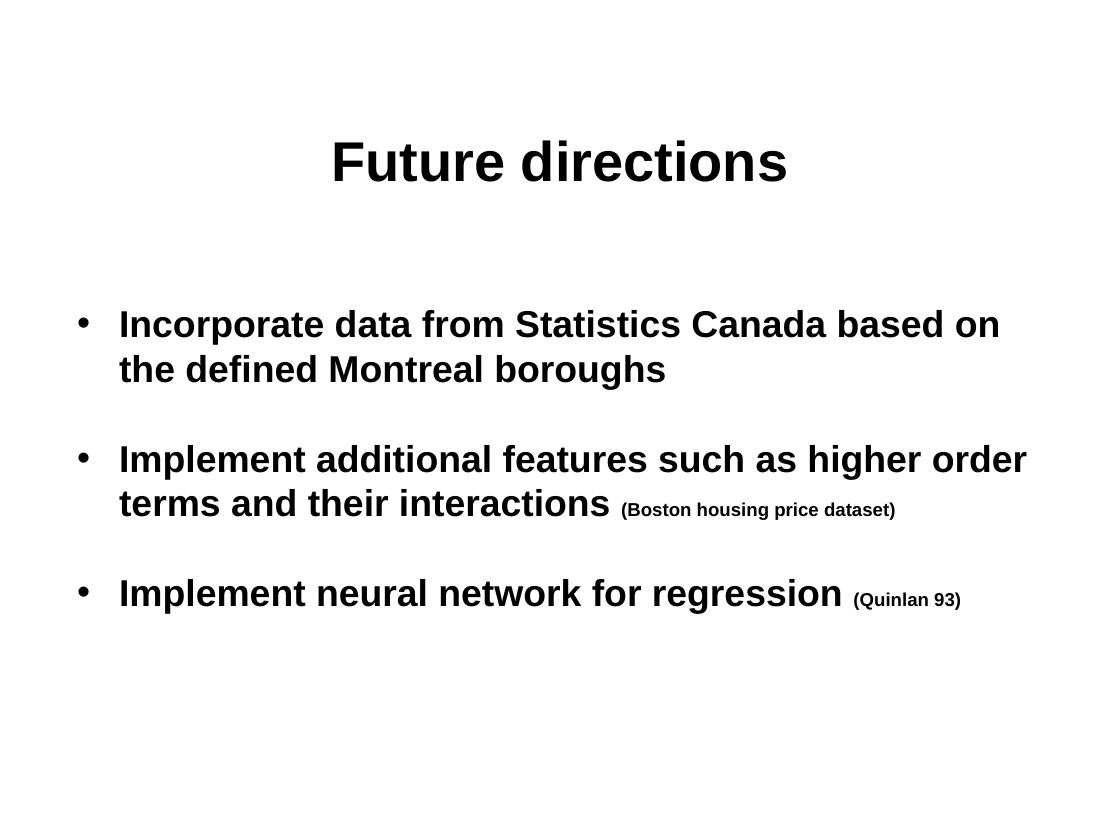
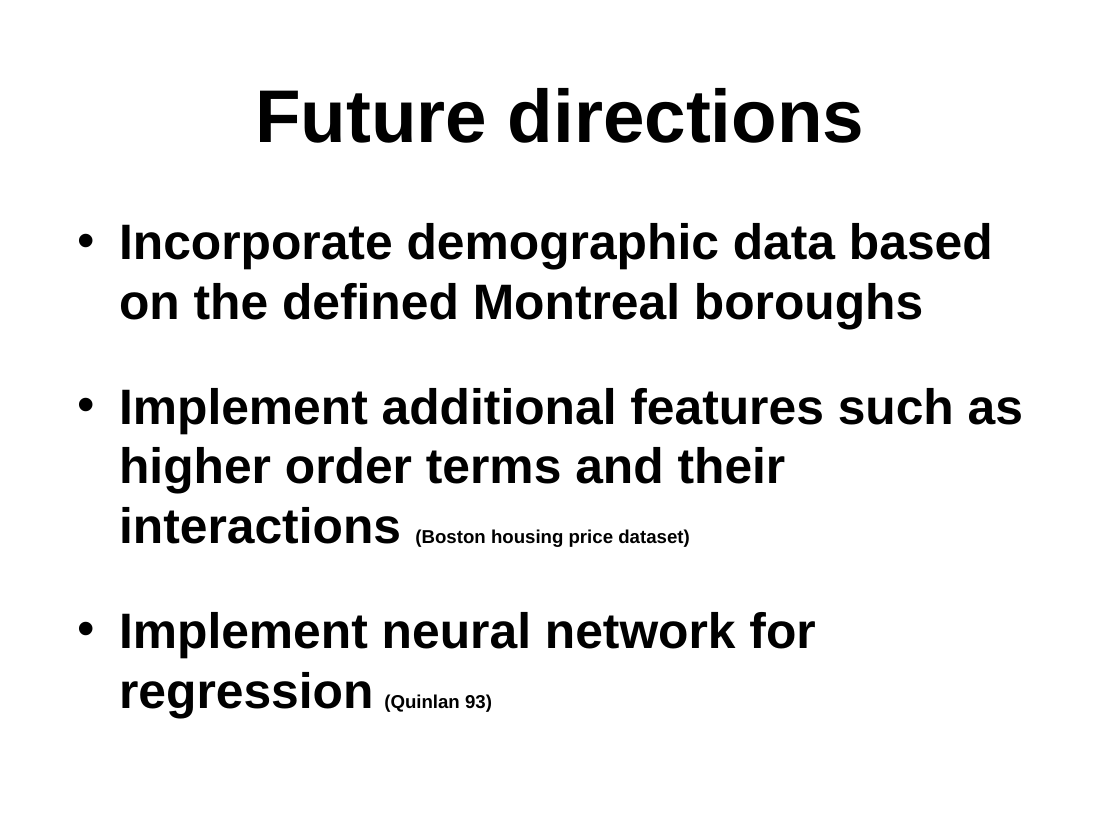
Before and after one commit to npow/centris, a slide deck: slide 7 of presentation/DaveNissanEmil2014MachineLearning.pptx. Drawn at 1120x840 pixels with LibreOffice and Linux fonts; fonts in the diff are those of the drawing. Boxes give left, top, right and bottom in pixels: in the first picture for what was removed or moved away, otherwise in the second. Text is boxed around its words. In the diff, an @@ line names an element or a change of style, - is before the commit and + after.

```diff
--- a/presentation/DaveNissanEmil2014MachineLearning.pptx
+++ b/presentation/DaveNissanEmil2014MachineLearning.pptx
@@ text "Future directions": place and size @@
-text "Future directions" at <box>331,140,788,182</box>
+text "Future directions" at <box>255,88,864,143</box>
@@ text "Future directions" at <box>255,88,864,143</box>: size 36 to 48 pt @@
@@ text "Incorporate demographic data based on ...": place and size @@
-text "Incorporate demographic data based on ..." at <box>119,310,1027,614</box>
+text "Incorporate demographic data based on ..." at <box>119,223,1023,718</box>
@@ text at <box>119,223,993,330</box>: text changed; size 24 to 32 pt @@
-• Incorporate data from Statistics Canada based on the defined Montreal boroughs
+• Incorporate demographic data based on the defined Montreal boroughs
@@ text at <box>119,388,1023,718</box>: size 24 to 32 pt in "Implement additional features such as higher order ...", "Implement neural network for regression" @@
```
Also in this commit, not shown: 4 other slides changed, 1 other file.
